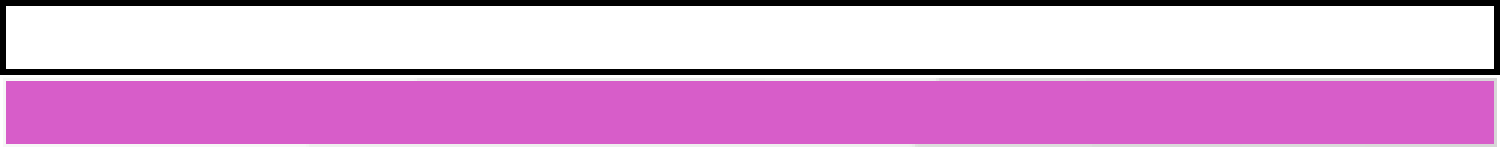
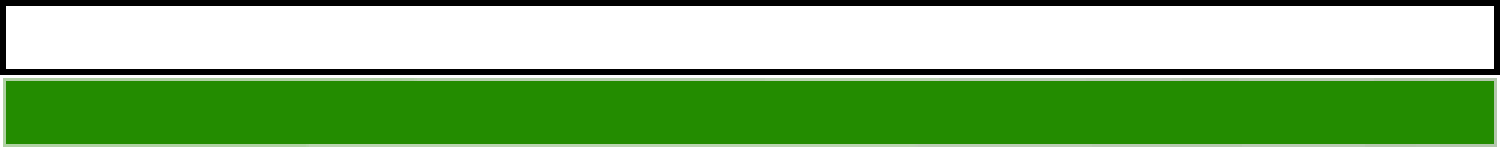
The second w=1500, h=150 image is a revision of the first. Changes to its layers:
painted on "Layer 2" over [3, 78, 1497, 147]
